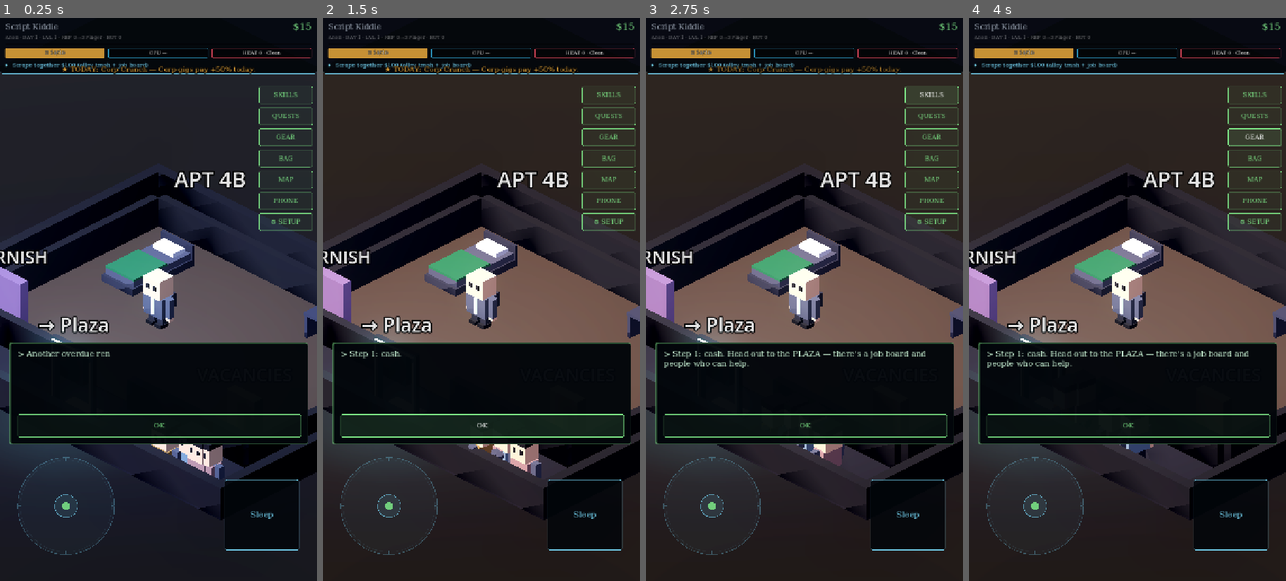
Above: before the commit, frames 1-4 (left to right).
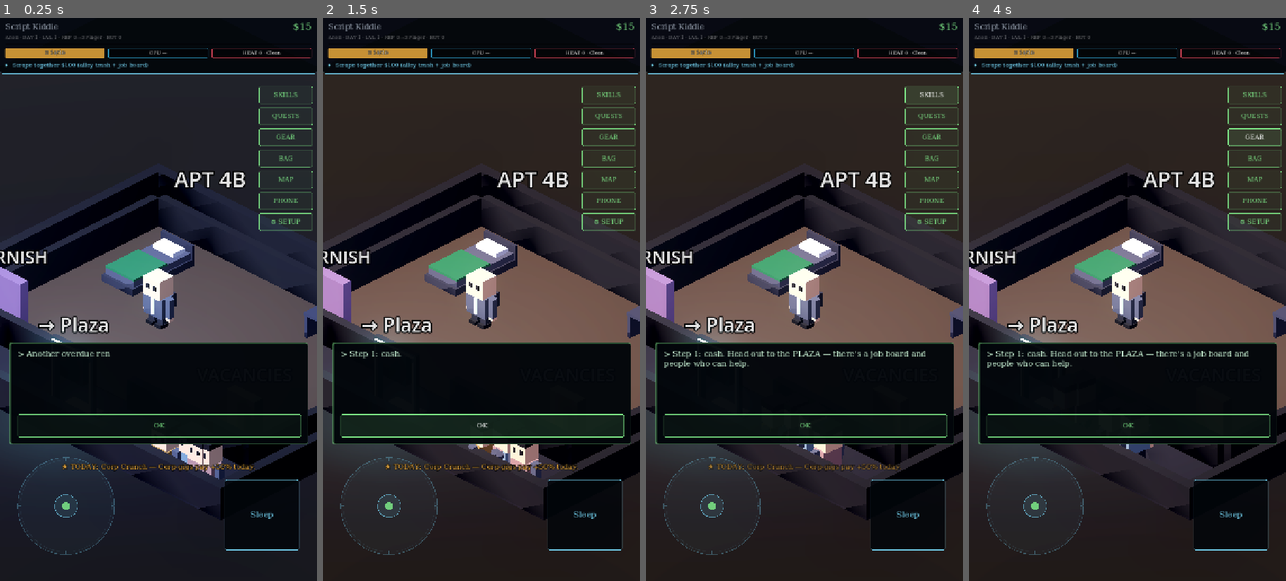
Above: after the commit, the same moments.

Repository: mikepitts25/HackerQuest
Game: Godot game, scene res://scenes/iso/iso_main.tscn
Same seed, same stepped clock (60 frames per second), same inputs: the game is played once before the commit and once after it. This scene is started directly instead of the project's main scene.
Inputs:
- Up to frame 1 (0.25 s): no input
- Up to frame 2 (1.5 s): click "OK" at 0.5 s; click "OK" at 1.25 s
- Up to frame 3 (2.75 s): click "SKILLS" at 2 s
- Up to frame 4 (4 s): click "QUESTS" at 2.75 s; click "GEAR" at 3.5 s

The runs differ from the first frame. In frame 1, 0.7% of the frame differs, in the area x 19-81%, y 8-81%; in frame 2, 0.7%; in frame 3, 0.5%; in frame 4, nothing differs.

Commit message:
Move reward toasts into the game screen + add search/travel SFX
- Toasts (+$, +XP, +REP) were anchored under the HUD top bar and piled onto the
  bar text. Moved the feed to the lower-middle of the screen (CENTER_BOTTOM,
  clear of the top bar and the bottom controls), newest-at-bottom, and capped
  the stack at 5 so a burst of rewards stays readable.
- New SFX: 'search' on rummaging a trash/e-waste pile (district_3d._search_trash)
  and 'travel' on changing districts (main_3d.go_to, real moves only).

Verified: toast feed rect now lower-middle (P(30,760) S(660,270)); smoke passes.

Co-Authored-By: Claude Opus 4.8 <noreply@anthropic.com>

Diff:
--- a/scripts/iso/district_3d.gd
+++ b/scripts/iso/district_3d.gd
@@ -708,6 +708,7 @@
 		return
 	if not GameState.use_energy(1):
 		return
+	Audio.sfx("search")
 	GameState.trash_searched[id] = true
 	var t: Dictionary = GameData.trash_table(main.current_district_id)
 	var item_id: String = t.pool.pick_random()
--- a/scripts/iso/main_3d.gd
+++ b/scripts/iso/main_3d.gd
@@ -105,6 +105,8 @@
 	var escaped_trace := GameState.trace_active and current_district_id != "" and district_id != current_district_id
 	if escaped_trace:
 		GameState.escape_trace()
+	if current_district_id != "" and current_district_id != district_id:
+		Audio.sfx("travel")
 	for child in world_container.get_children():
 		world_container.remove_child(child)
 		child.queue_free()
@@ -270,12 +272,16 @@
 # Screen-space toast feed — the 3D stand-in for the 2D player's floating
 # text (player.gd renders GameState.toast in world space; here it's UI).
 func _build_toast_feed() -> void:
+	# Lower-middle of the screen — clear of the HUD top bar and the bottom
+	# controls. Newest toast sits at the bottom; older ones stack upward and fade.
 	_toasts = VBoxContainer.new()
-	_toasts.set_anchors_preset(Control.PRESET_CENTER_TOP)
-	_toasts.offset_top = 110.0
-	_toasts.offset_bottom = 560.0
+	_toasts.set_anchors_preset(Control.PRESET_CENTER_BOTTOM)
+	_toasts.offset_top = -520.0
+	_toasts.offset_bottom = -250.0
 	_toasts.offset_left = -330.0
 	_toasts.offset_right = 330.0
+	_toasts.alignment = BoxContainer.ALIGNMENT_END
+	_toasts.add_theme_constant_override("separation", 6)
 	_toasts.mouse_filter = Control.MOUSE_FILTER_IGNORE
 	$UILayer.add_child(_toasts)
 
@@ -293,6 +299,11 @@
 	label.size_flags_horizontal = Control.SIZE_EXPAND_FILL
 	label.mouse_filter = Control.MOUSE_FILTER_IGNORE
 	_toasts.add_child(label)
+	# Cap the stack so a burst of rewards can't pile up unreadably.
+	while _toasts.get_child_count() > 5:
+		var oldest := _toasts.get_child(0)
+		_toasts.remove_child(oldest)
+		oldest.queue_free()
 	var fade := label.create_tween()
 	fade.tween_interval(2.6)
 	fade.tween_property(label, "modulate:a", 0.0, 0.6)
Not shown, added: assets/audio/sfx/search.mp3.import
Not shown, added: assets/audio/sfx/travel.mp3.import
Not shown, added: assets/audio/sfx/search.mp3
Not shown, added: assets/audio/sfx/travel.mp3
Not shown, changed: tools/gen_audio.sh
